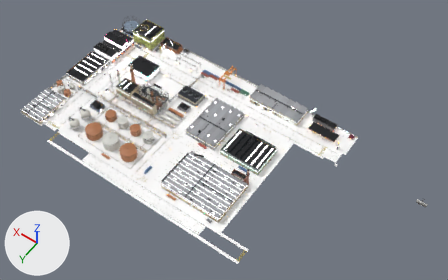
One commit to the glTF model public/scenes/world/world-high-santo.glb: the scene before it, then after it.
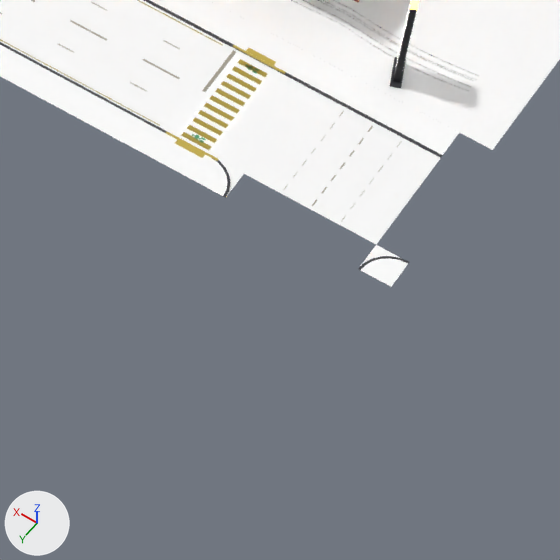
The first picture shows the older version from a 50 mm camera at (-39.0, 455.0, 626.0) aimed at (237.0, 69.0, 19.0). The close-ups show the older and then the newer version on the part from 68% to 78% of the width and 51% to 68% of the height of that picture. Only the edits that show in the close-ups are written down. The lights are fixed; the arrows at lower left show +X, +Y and +Z. Where no turn or scale is listed for an object, it has been applied to the vertices. Vertices at exactly the same position are counted once.

Script lines for the objects in view, before the commit:
```python
me_ncw_santo_asphalt_0 = bpy.data.meshes.new('NCW_santo_asphalt_0')
me_ncw_santo_asphalt_0.from_pydata(...)  # 75 vertices, 56 faces; spans x -170.0..170.0, y -115.0..115.0, z 0.0
me_ncw_santo_asphalt_0.materials.append(mat_ncw_asphalt)  # white #ffffff
me_ncw_santo_paint_0 = bpy.data.meshes.new('NCW_santo_paint_0')
me_ncw_santo_paint_0.from_pydata(...)  # 1660 vertices, 830 faces; spans x -166.0..166.0, y -97.0..97.0, z 0.0
me_ncw_santo_paint_0.materials.append(mat_ncw_paint)
me_ncw_santo_sidewalk_0 = bpy.data.meshes.new('NCW_santo_sidewalk_0')
me_ncw_santo_sidewalk_0.from_pydata(...)  # 99 vertices, 64 faces; spans x -191.0..191.0, y -118.0..118.0, z 0.0
me_ncw_santo_sidewalk_0.materials.append(mat_ncw_sidewalk)  # white #ffffff
ob_santo_asphalt = bpy.data.objects.new('santo_asphalt', me_ncw_santo_asphalt_0)
ob_santo_asphalt.location = (278.0, 70.5, 0.1)
ob_santo_paint = bpy.data.objects.new('santo_paint', me_ncw_santo_paint_0)
ob_santo_paint.location = (282.2, 89.1, 0.0)
ob_santo_sidewalk = bpy.data.objects.new('santo_sidewalk', me_ncw_santo_sidewalk_0)
ob_santo_sidewalk.location = (299.0, 72.5, 0.2)
# also in view: 'santo_kerb' at (278.0, 89.0, 0.0)
```
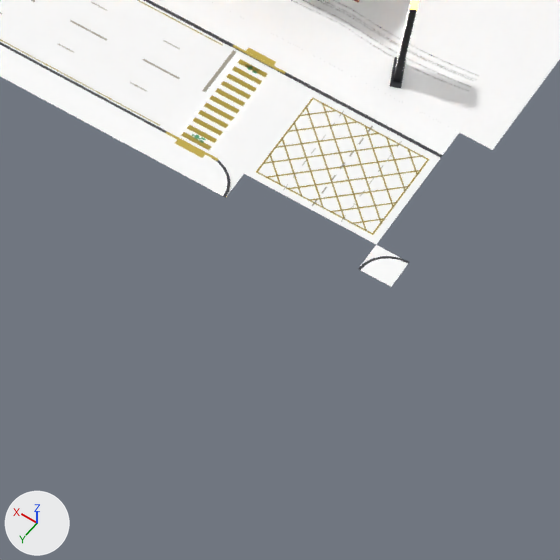
Where the newer file only moved an object's origin or applied its transform, the numbers keep the older frame.

Boxes [x1, y1, x2, y2] around the edits, measured in the close-ups (560 x 560 px):
'santo_paint', reshaped: before [0, 0, 402, 222]; after [0, 0, 429, 235]
part 1 of me_ncw_santo_paint_0, added: after [256, 98, 429, 235]

What the commit changed:
me_ncw_santo_paint_0 is used by ob_santo_paint; location (282.2, 89.1, 0.0).
me_ncw_santo_paint_0 had 1660 vertices, 830 faces and spanned x -166.0..166.0, y -97.0..97.0, z 0.0.
me_ncw_santo_paint_0 now has 1828 vertices, 918 faces and spans x -169.0..166.0, y -97.0..97.0, z 0.0.
me_ncw_santo_paint_0 part 1: 84 vertices added at x -169.0..-155.0, y -96.0..-84.0, z 0.0.
Other edits to the shape of me_ncw_santo_paint_0 do not show in these pictures.
